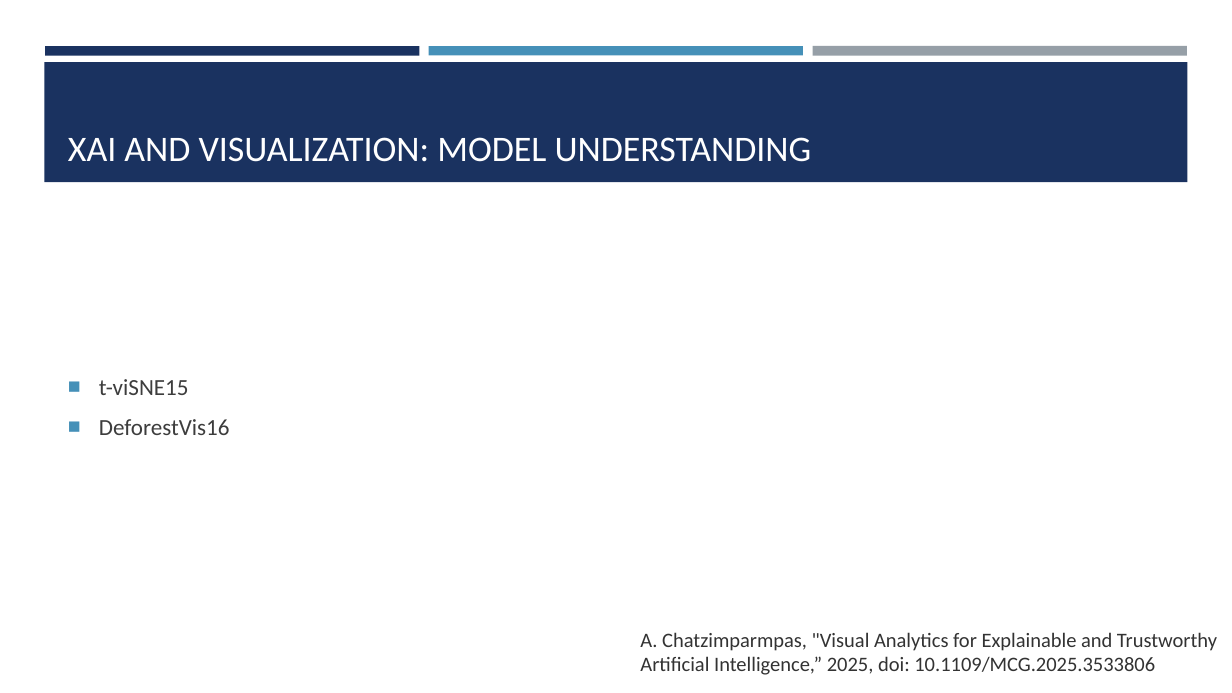
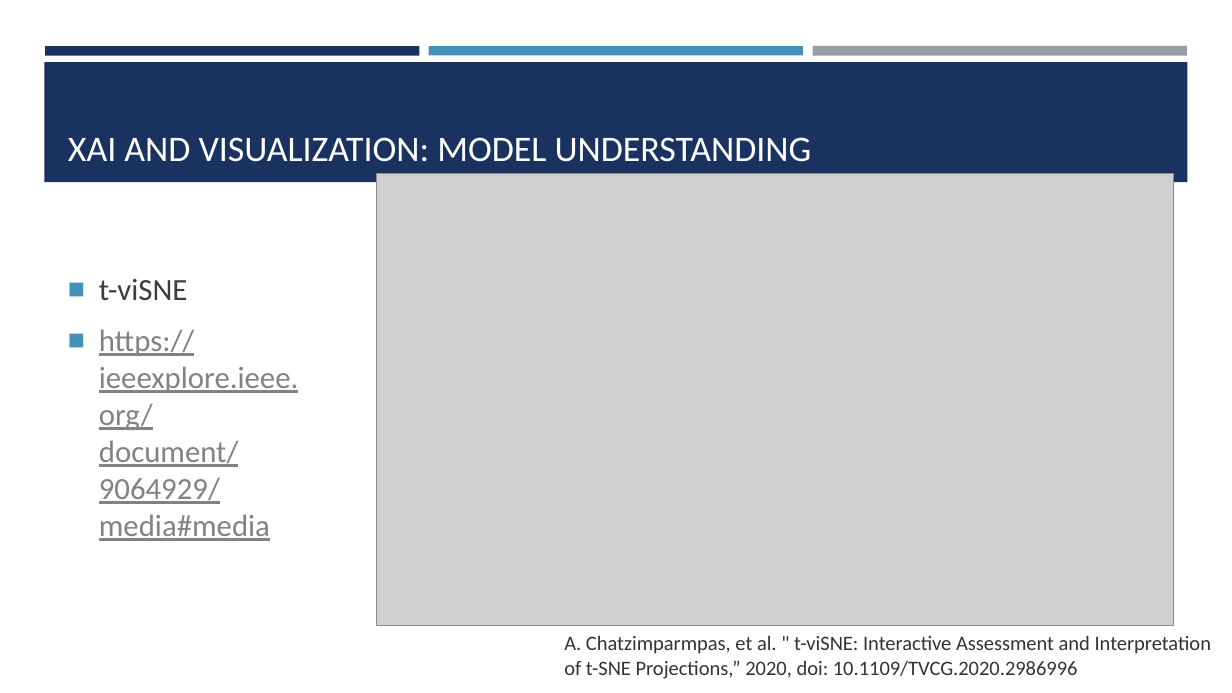
Before and after one commit to amosca01/SDS-CSC235, a slide deck: slide 11 of slides/17-XAI.pptx. Drawn at 1232x693 pixels with LibreOffice and Linux fonts; fonts in the diff are those of the drawing; grey boxes stand for pictures. Boxes give left, top, right and bottom in pixels: in the first picture for what was removed or moved away, otherwise in the second. Text is boxed around its words. In the diff, an @@ line names an element or a change of style, - is before the commit and + after.

Commit message:
final project

```diff
--- a/slides/17-XAI.pptx
+++ b/slides/17-XAI.pptx
@@ picture added at (376,174,1174,626) @@
@@ text at (99,279,299,541): text changed; size 18 to 24 pt; text colour #3D3D3D to #828282 @@
-■ t-viSNE15
-■ DeforestVis16
+■ t-viSNE
+■ https://ieeexplore.ieee.org/document/9064929/media#media
@@ text at (564,635,1212,679): text changed @@
-A. Chatzimparmpas, "Visual Analytics for Explainable and Trustworthy Artificial Intelligence,” 2025, doi: 10.1109/MCG.2025.3533806
+A. Chatzimparmpas, et al. " t-viSNE: Interactive Assessment and Interpretation of t-SNE Projections,” 2020, doi: 10.1109/TVCG.2020.2986996
```
Also in this commit, not shown: 2 other slides changed, 5 other files.
